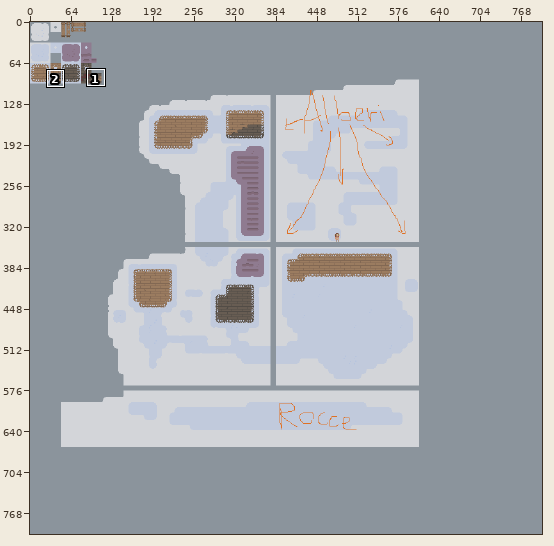
File history of a pixel-art file, rughai/tiles/RughaiHub.ase. The first picture is a wide view before the edit; the outline marks the close-up.
Close-up. Before the edit:
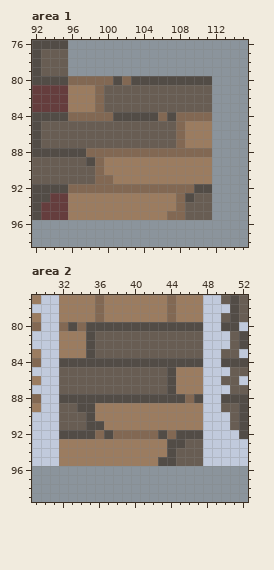
800x800 pixels, 1 frame. Shown: area 1: x 92..115, y 76..98; area 2: x 29..52, y 77..99. The commit also changed other parts of the picture, which this record leaves out.
The same view after the edit:
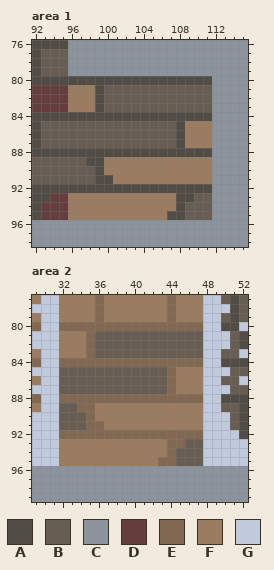
Palette (. is transparent): A #524c46  B #685d53  C #8b949c  D #653d3d  E #826853  F #9b7c60  G #c1cadc
From old to new:
--- area 1, layer "map"
@@ x 92..115 @@
 79 ABBBCCCCCCCCCCCCCCCCCCCC
-80 AAAAEEEEEAEAAAAAAAAACCCC
-81 DDDDFFFEBBBBBBBBBBBBCCCC
-82 DDDDFFFEBBBBBBBBBBBBCCCC
-83 DDDDFFFEBBBBBBBBBBBBCCCC
-84 AAAAEEEEEAAAAAEAEEEECCCC
-85 ABBBBBBBBBBBBBBBEFFFCCCC
-86 ABBBBBBBBBBBBBBBEFFFCCCC
-87 ABBBBBBBBBBBBBBBEFFFCCCC
-88 AAAAAAEEEEEEEEEEEEEECCCC
-89 BBBBBBAEFFFFFFFFFFFFCCCC
-90 BBBBBBBEFFFFFFFFFFFFCCCC
-91 BBBBBBBEEFFFFFFFFFFFCCCC
-92 AAAAEEEEEEEEEEEEEEAACCCC
-93 AADDFFFFFFFFFFFFEABBCCCC
-94 ADDDFFFFFFFFFFFFEBBBCCCC
-95 ADDDFFFFFFFFFFFEEBBBCCCC
+80 AAAAAAAAAAAAAAAAAAAACCCC
+81 DDDDFFFABBBBBBBBBBBBCCCC
+82 DDDDFFFABBBBBBBBBBBBCCCC
+83 DDDDFFFABBBBBBBBBBBBCCCC
+84 AAAAAAAAAAAAAAAAAAAACCCC
+85 ABBBBBBBBBBBBBBBAFFFCCCC
+86 ABBBBBBBBBBBBBBBAFFFCCCC
+87 ABBBBBBBBBBBBBBBAFFFCCCC
+88 AAAAAAAAAAAAAAAAAAAACCCC
+89 BBBBBBAAFFFFFFFFFFFFCCCC
+90 BBBBBBBAFFFFFFFFFFFFCCCC
+91 BBBBBBBAAFFFFFFFFFFFCCCC
+92 AAAAAAAAAAAAAAAAAAAACCCC
+93 AADDFFFFFFFFFFFFAABBCCCC
+94 ADDDFFFFFFFFFFFFABBBCCCC
+95 ADDDFFFFFFFFFFFAABBBCCCC
 96 CCCCCCCCCCCCCCCCCCCCCCCC
--- area 2, layer "map"
@@ x 29..52 @@
  79 FGGFFFFEFFFFFFFEFFFGGBAB
- 80 EGGEAEAAAAAAAAAAAAAGGAAG
- 81 GGGFFFABBBBBBBBBBBBGGGBA
- 82 GGGFFFABBBBBBBBBBBBGGGBA
- 83 FGGFFFABBBBBBBBBBBBGGBBG
- 84 EGGAAAAAAAAAAAAAAAAGGAAA
- 85 GGGBBBBBBBBBBBBAFFFGGGBB
- 86 FGGBBBBBBBBBBBBAFFFGGBBG
- 87 GGGBBBBBBBBBBBBAFFFGGGBB
- 88 EGGAAAAAAAAAAAAAAEAGGAAA
- 89 FGGBBAAFFFFFFFFFFFFGGBBA
- 90 GGGBBBAFFFFFFFFFFFFGGGBA
- 91 GGGBBBAAFFFFFFFFFFFGGGBA
- 92 GGGAAAAEAEEEEEAEAAAGGGGA
- 93 GGGFFFFFFFFFFFFAABBGGGGG
- 94 GGGFFFFFFFFFFFFABBBGGGGG
- 95 GGGFFFFFFFFFFFAABBBGGGGG
+ 80 EGGEEEEEEEEEEEEEEEEGGAAG
+ 81 GGGFFFEBBBBBBBBBBBBGGGBA
+ 82 GGGFFFEBBBBBBBBBBBBGGGBA
+ 83 FGGFFFEBBBBBBBBBBBBGGBBG
+ 84 EGGEEEEEEEEEEEEEEEEGGAAA
+ 85 GGGBBBBBBBBBBBBEFFFGGGBB
+ 86 FGGBBBBBBBBBBBBEFFFGGBBG
+ 87 GGGBBBBBBBBBBBBEFFFGGGBB
+ 88 EGGEEEEEEEEEEEEEEEEGGAAA
+ 89 FGGBBEEFFFFFFFFFFFFGGBBA
+ 90 GGGBBBEFFFFFFFFFFFFGGGBA
+ 91 GGGBBBEEFFFFFFFFFFFGGGBA
+ 92 GGGEEEEEEEEEEEEEEEEGGGGA
+ 93 GGGFFFFFFFFFFFFEEBBGGGGG
+ 94 GGGFFFFFFFFFFFFEBBBGGGGG
+ 95 GGGFFFFFFFFFFFEEBBBGGGGG
  96 CCCCCCCCCCCCCCCCCCCCCCCC
Where, in picture pixels (left, top, right, bottom), the same in both close-ups:
changed: (68, 76, 212, 220)
changed: (59, 322, 203, 466)
